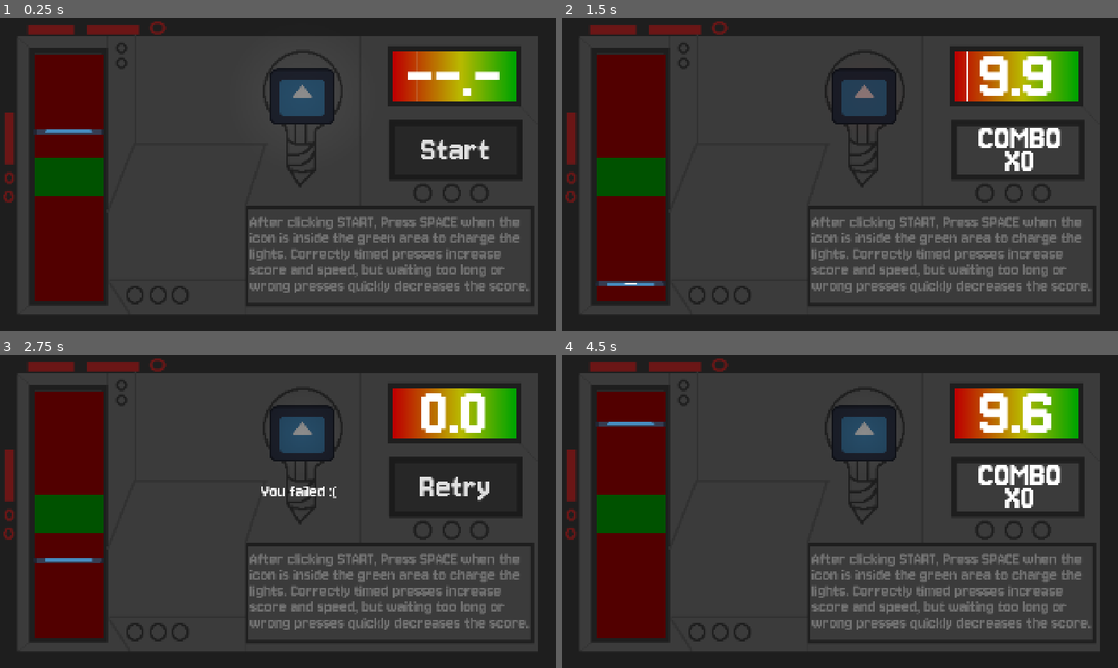
Above: before the commit, frames 1-4 (two rows, left to right).
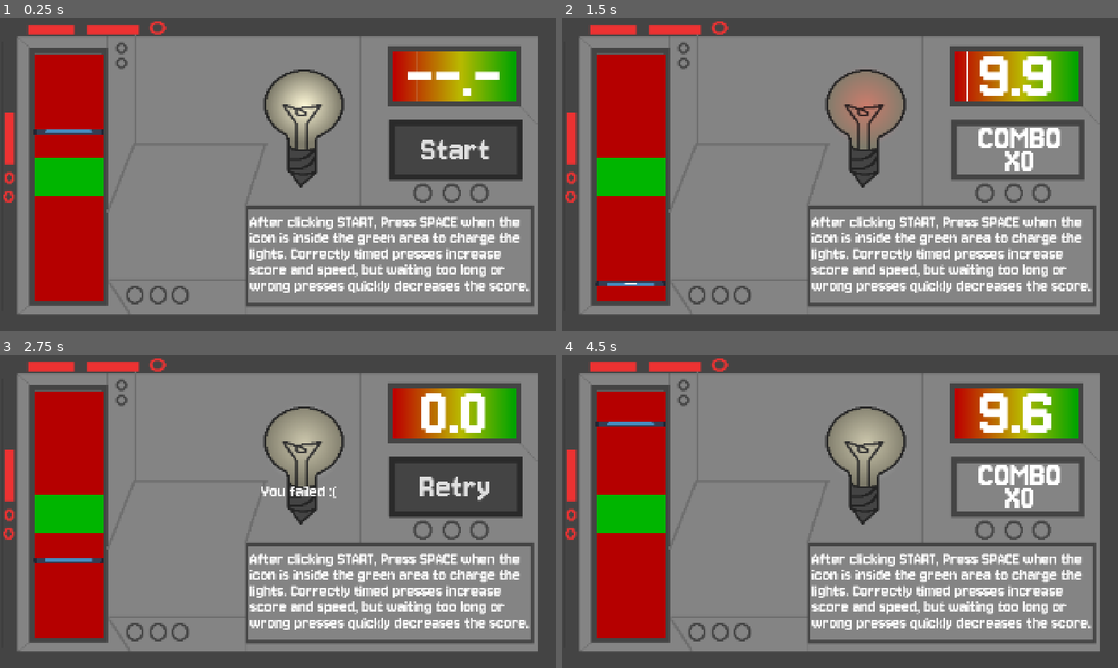
Above: after the commit, the same moments.

Repository: Exponential182/Pukehinau-Peril
Game: Godot game, scene res://prefabs/vertical_puzzle.tscn
Same seed, same stepped clock (60 frames per second), same inputs: the game is played once before the commit and once after it. This scene is started directly instead of the project's main scene. The engine's default icon, where the game draws it, is replaced by a stand-in: a white triangle on a blue panel in a dark square.
Inputs (mouse positions are in pixels of both pictures, inside the frame that each line leads up to):
- Up to frame 1 (0.25 s): no input
- Up to frame 2 (1.5 s): click "Start" at 0.5 s; tap Space (smack) at 1.25 s; move the mouse to (962, 158) at 1.27 s; hold D (right) from 1.28 s (still down); hold Space (smack) from 1.28 s (still down); tap E (interact) at 1.35 s
- Up to frame 3 (2.75 s): move the mouse to (166, 527) at 2.02 s; release D (right) at 2.03 s; release Space (smack) at 2.03 s; hold S (down) from 2.03 s (still down); tap Space (smack) at 2.1 s; tap E (interact) at 2.3 s
- Up to frame 4 (4.5 s): release S (down) at 2.75 s; click "Retry" at 2.75 s; tap Space (smack) at 3.5 s; move the mouse to (895, 442) at 3.52 s; hold D (right) 3.53-4.28 s; hold Space (smack) 3.53-4.28 s; tap E (interact) at 3.6 s; move the mouse to (812, 574) at 4.27 s; hold W (up) from 4.28 s (still down); click (812, 574) at 4.35 s

The runs differ from the first frame. In frame 1, 94% of the frame differs, in the area x 0-100%, y 0-100%; in frame 2, 95%; in frame 3, 94%; in frame 4, 95%.
Error in both runs: Invalid access to property or key 'vertical_puzzle_completed' on a base object of type 'Window'. (res://scripts/vertical_puzzle.gd:35)

Commit message:
Vertical puzzle lightbulb placeholder

Diff:
--- a/prefabs/vertical_puzzle.tscn
+++ b/prefabs/vertical_puzzle.tscn
@@ -1,12 +1,13 @@
 [gd_scene format=3 uid="uid://bbnt6fg25w0fw"]
 
 [ext_resource type="Script" uid="uid://c21glppvsl2il" path="res://scripts/vertical_puzzle.gd" id="1_n2pnt"]
-[ext_resource type="Texture2D" uid="uid://bu1rm3vweuivn" path="res://assets/lightswitchui_unlighted.png" id="2_d1beo"]
 [ext_resource type="Texture2D" uid="uid://s77k0b2l8vlc" path="res://icon.svg" id="2_tghds"]
 [ext_resource type="FontFile" uid="uid://cp2y2i6geeae8" path="res://assets/Themes and fonts/Jersey10-Regular.ttf" id="3_28ko8"]
+[ext_resource type="Texture2D" uid="uid://b5a12unllc0hu" path="res://assets/Sprites/lightswitchui_unlighted.png" id="4_1aoew"]
 [ext_resource type="AudioStream" uid="uid://brjhg6hm8530v" path="res://assets/SFX/vertical_puzze(1).mp3" id="5_d1beo"]
 [ext_resource type="AudioStream" uid="uid://bdm88osw05fih" path="res://assets/SFX/fend.mp3" id="6_d1beo"]
 [ext_resource type="Texture2D" uid="uid://btrf318od7huf" path="res://assets/Sprites/circle light.webp" id="7_1aoew"]
+[ext_resource type="Texture2D" uid="uid://c77sfbegvncyv" path="res://assets/Sprites/lightswitchui_lighted(2).png" id="7_6qprv"]
 
 [sub_resource type="RectangleShape2D" id="RectangleShape2D_vetud"]
 size = Vector2(118, 172)
@@ -54,6 +55,7 @@
 script = ExtResource("1_n2pnt")
 
 [node name="main_light" type="DirectionalLight2D" parent="." unique_id=575195253]
+visible = false
 position = Vector2(-513, -580)
 energy = 0.55
 blend_mode = 1
@@ -185,9 +187,9 @@
 text = "Good"
 
 [node name="lightswitchui_unlighted" type="Sprite2D" parent="." unique_id=440627082]
+texture_filter = 1
 position = Vector2(960, 540.075)
-scale = Vector2(4, 3.9994447)
-texture = ExtResource("2_d1beo")
+texture = ExtResource("4_1aoew")
 
 [node name="Tutorial" type="Label" parent="." unique_id=1443259148]
 z_index = 120
@@ -217,16 +219,17 @@
 stream = ExtResource("6_d1beo")
 
 [node name="lightbulb" type="Node2D" parent="." unique_id=824255658]
-position = Vector2(1044, 272)
+position = Vector2(1043, 375.555)
 metadata/_edit_group_ = true
 
 [node name="Sprite2D" type="Sprite2D" parent="lightbulb" unique_id=1829736672]
-scale = Vector2(1.7593124, 1.5177504)
-texture = ExtResource("2_tghds")
+modulate = Color(0.5176471, 0.5176471, 0.5176471, 1)
+scale = Vector2(4, 3.452)
+texture = ExtResource("7_6qprv")
+offset = Vector2(-19.91, 49.665)
 
 [node name="point_light_2d" type="PointLight2D" parent="lightbulb" unique_id=217800484]
-scale = Vector2(2, 2)
-energy = 0.1
+position = Vector2(7.155, -71.455)
 texture = ExtResource("7_1aoew")
 
 [connection signal="pressed" from="canvas_layer/fail/button" to="." method="_on_button_pressed"]
--- a/scripts/vertical_puzzle.gd
+++ b/scripts/vertical_puzzle.gd
@@ -38,7 +38,7 @@
 	if state == "playing":
 		if progress_bar.value > 0.1:
 			progress_bar.value -= wait * 0.03 * (1+0.1*wait)
-			$lightbulb/point_light_2d.energy = progress_bar.value/100
+			$lightbulb/point_light_2d.energy = 0.5 + progress_bar.value/100
 			$lightbulb/point_light_2d.scale = Vector2(1 + progress_bar.value/100,1 + progress_bar.value/100)
 			pass
 		else:
@@ -101,7 +101,7 @@
 		original_offset = Vector2(1470,530) + offset
 
 func color_flash(color:Color):
-	$lightbulb/point_light_2d.energy = progress_bar.value/100
+	$lightbulb/point_light_2d.energy = 0.5 + progress_bar.value/100
 	$lightbulb/point_light_2d.color = color
 	await get_tree().create_timer(0.5).timeout
 	$lightbulb/point_light_2d.color = "white"
Binary file added: assets/Sprites/lightswitchui_lighted(1).png
Not shown, added: assets/Sprites/lightswitchui_lighted(1).png.import
Binary file added: assets/Sprites/lightswitchui_lighted(2).png
Not shown, added: assets/Sprites/lightswitchui_lighted(2).png.import
Binary file added: assets/Sprites/lightswitchui_lighted.png
Not shown, added: assets/Sprites/lightswitchui_lighted.png.import
Binary file added: assets/Sprites/lightswitchui_unlighted.png
Not shown, added: assets/Sprites/lightswitchui_unlighted.png.import
